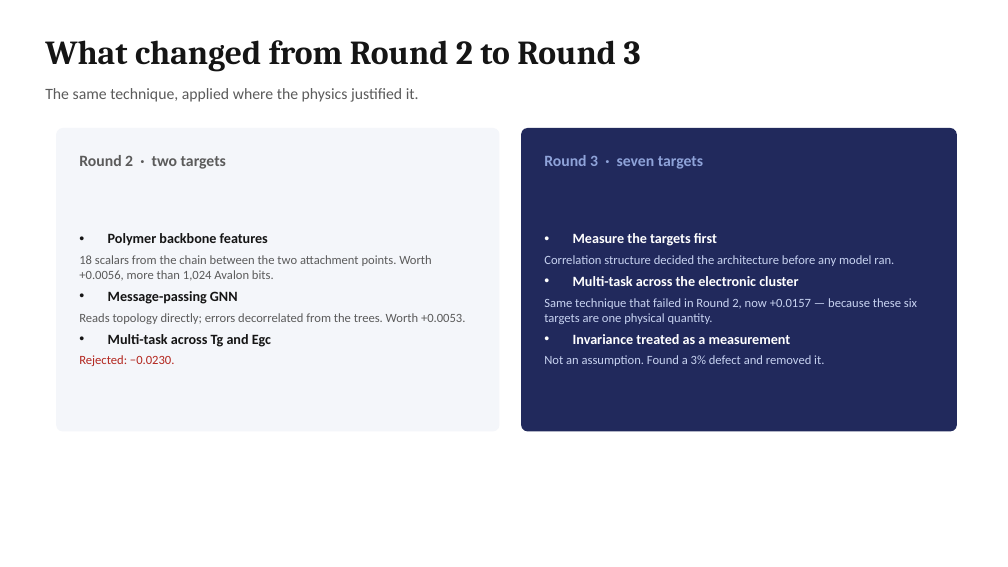
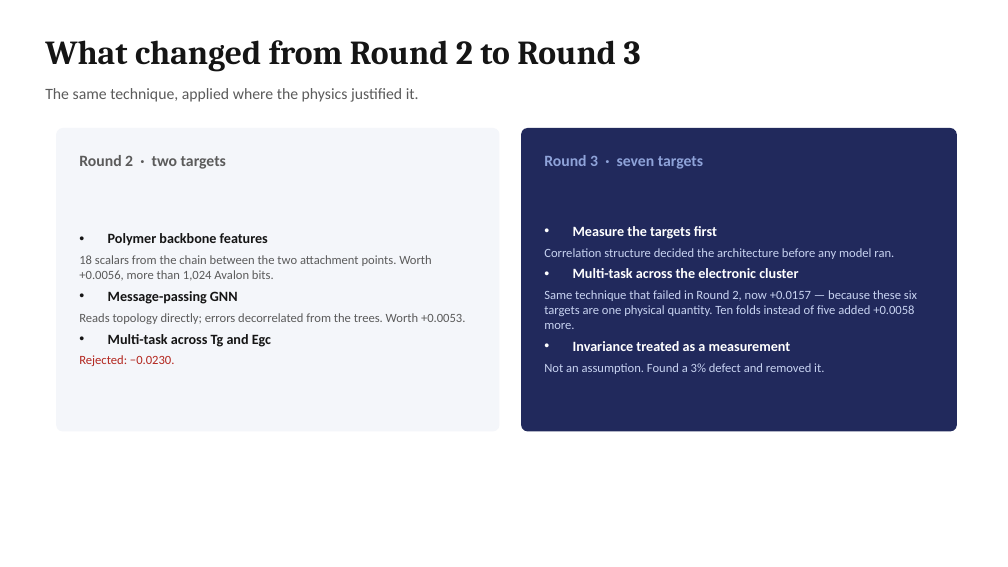
Before and after one commit to Sahilo6/amalgam-polymer, a slide deck: slide 10 of deck/NeonNull_Amalgam_Finale.pptx. Drawn at 1008x567 pixels with LibreOffice and Linux fonts; fonts in the diff are those of the drawing. Boxes give left, top, right and bottom in pixels: in the first picture for what was removed or moved away, otherwise in the second. Text is boxed around its words. In the diff, an @@ line names an element or a change of style, - is before the commit and + after.

```diff
--- a/deck/NeonNull_Amalgam_Finale.pptx
+++ b/deck/NeonNull_Amalgam_Finale.pptx
@@ text at (544,290,917,329): text changed @@
-Same technique that failed in Round 2, now +0.0157 — because these six targets are one physical quantity.
+Same technique that failed in Round 2, now +0.0157 — because these six targets are one physical quantity. Ten folds instead of five added +0.0058 more.
```
Also in this commit, not shown: 4 other slides changed, 12 other files.
